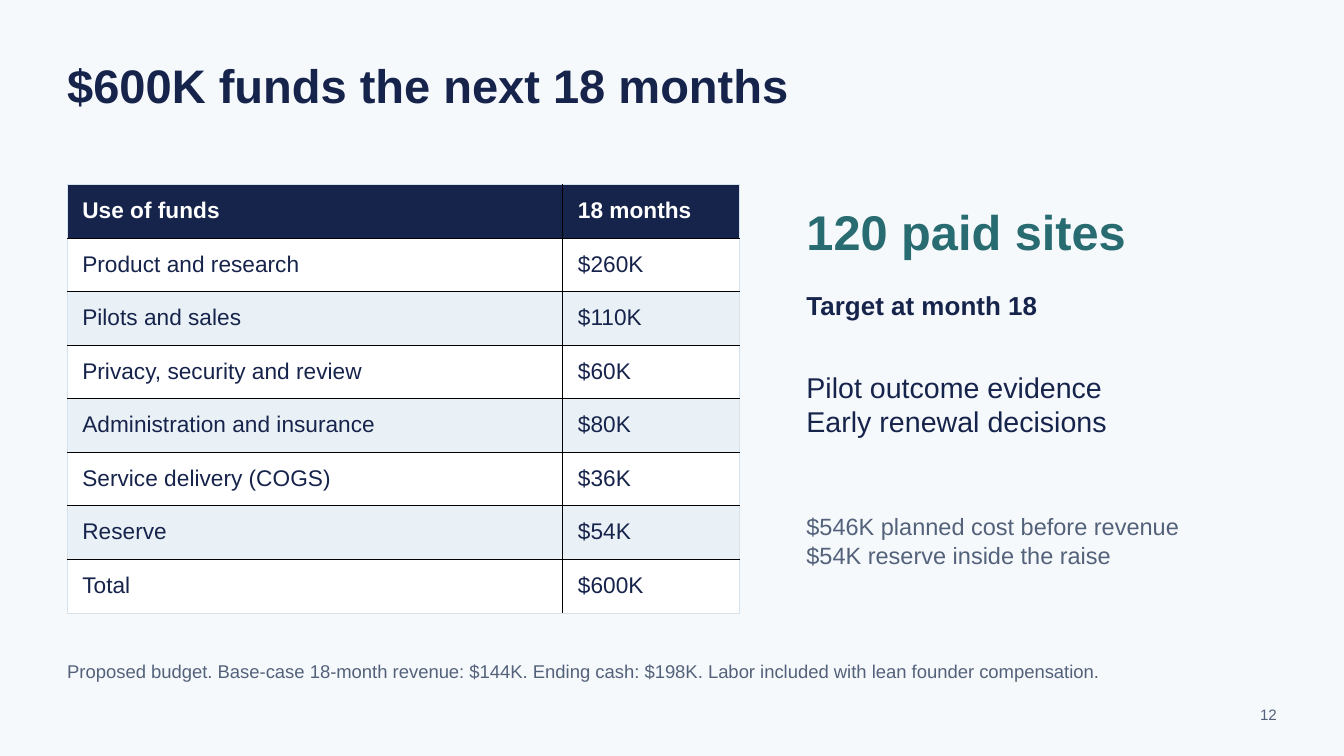
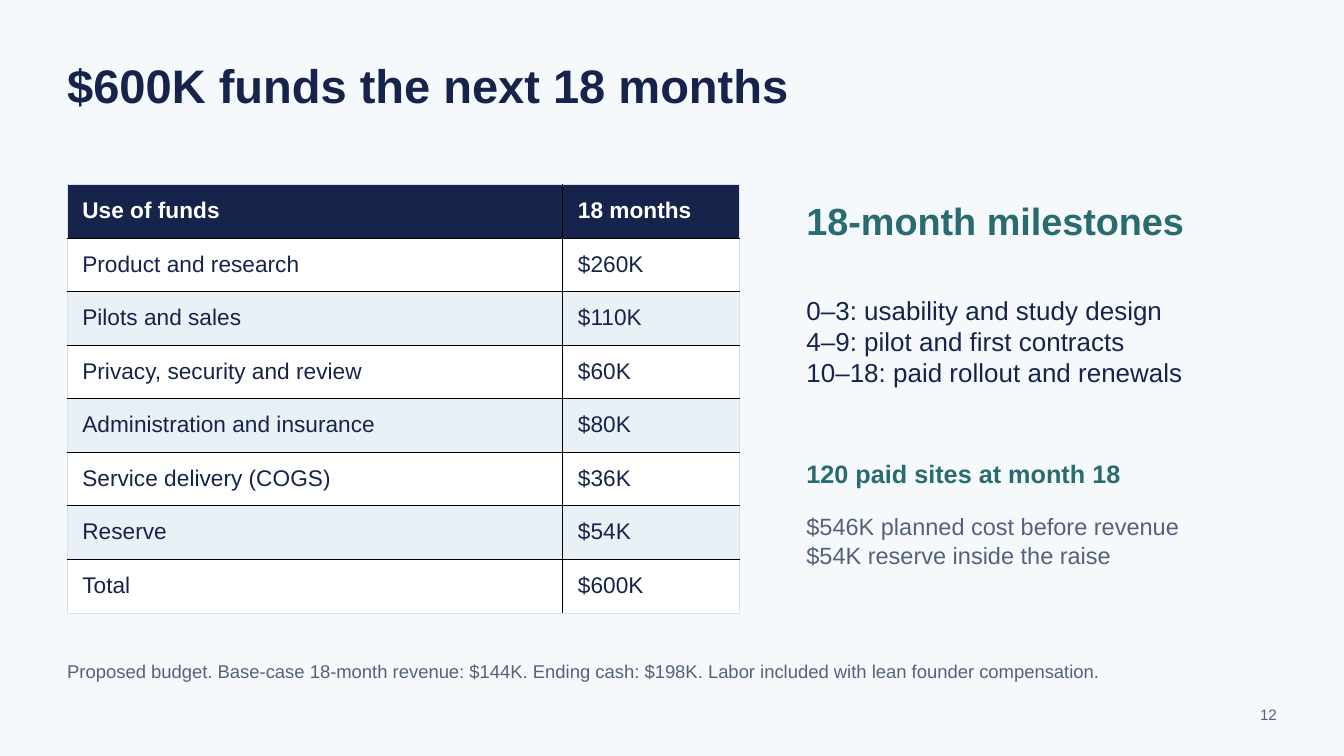
Before and after one commit to haydn-s/focal-technologies, a slide deck: slide 12 of docs/presentations/executive-pitch/Focal Family Executive Pitch.pptx. Drawn at 1344x756 pixels with LibreOffice and Linux fonts; fonts in the diff are those of the drawing. Boxes give left, top, right and bottom in pixels: in the first picture for what was removed or moved away, otherwise in the second. Text is boxed around its words. In the diff, an @@ line names an element or a change of style, - is before the commit and + after.

```diff
--- a/docs/presentations/executive-pitch/Focal Family Executive Pitch.pptx
+++ b/docs/presentations/executive-pitch/Focal Family Executive Pitch.pptx
@@ text at <box>806,207,1184,236</box>: text changed; size 43.5 to 33.8 pt @@
-120 paid sites
+18-month milestones
@@ text at <box>806,301,1182,388</box>: text changed; bold off @@
-Target at month 18
+0–3: usability and study design
+4–9: pilot and first contracts
+10–18: paid rollout and renewals
@@ text at <box>806,464,1120,488</box>: text changed; size 25.5 to 22.5 pt; text colour #16234B to #286B70; bold on @@
-Pilot outcome evidence
-Early renewal decisions
+120 paid sites at month 18
```
Also in this commit, not shown: 8 other slides changed, 1 slide added, 1 slide removed, 13 other files.
